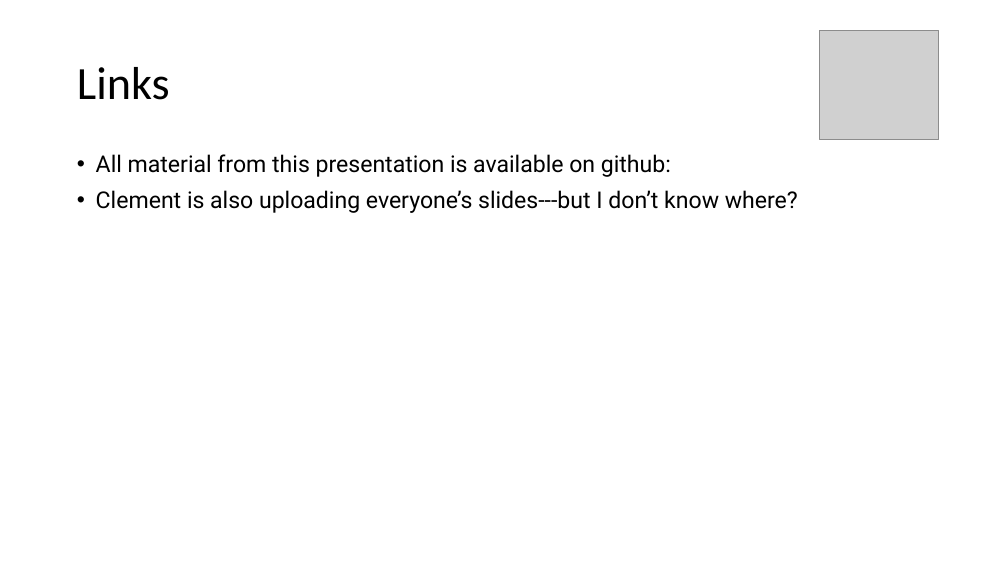
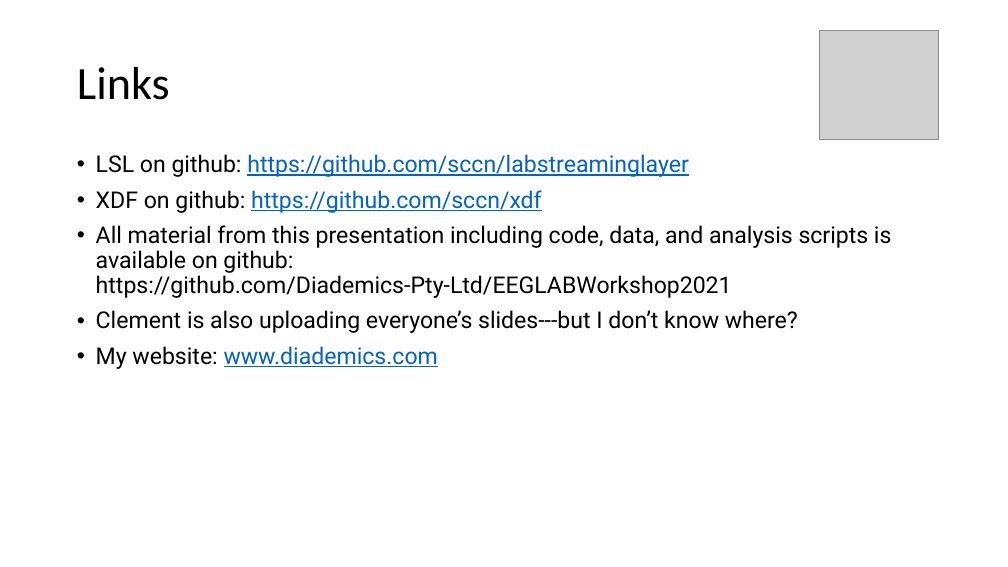
Before and after one commit to Diademics-Pty-Ltd/EEGLABWorkshop2021, a slide deck: slide 15 of 20210615-EEGLAB_workshop.pptx (slide 14 before the commit). Drawn at 1008x567 pixels with LibreOffice and Linux fonts; fonts in the diff are those of the drawing; grey boxes stand for pictures. Boxes give left, top, right and bottom in pixels: in the first picture for what was removed or moved away, otherwise in the second. Text is boxed around its words. In the diff, an @@ line names an element or a change of style, - is before the commit and + after.

Commit message:
update to slides

```diff
--- a/20210615-EEGLAB_workshop.pptx
+++ b/20210615-EEGLAB_workshop.pptx
@@ text at box(96, 154, 892, 298): text changed @@
-• All material from this presentation is available on github:
+• LSL on github: https://github.com/sccn/labstreaminglayer
+• XDF on github: https://github.com/sccn/xdf
+• All material from this presentation including code, data, and analysis scripts is available on github: https://github.com/Diademics-Pty-Ltd/EEGLABWorkshop2021
@@ text at box(96, 346, 438, 369): paragraph added @@
+• My website: www.diademics.com
```
Also in this commit, not shown: 1 other slide changed, 2 slides added.
